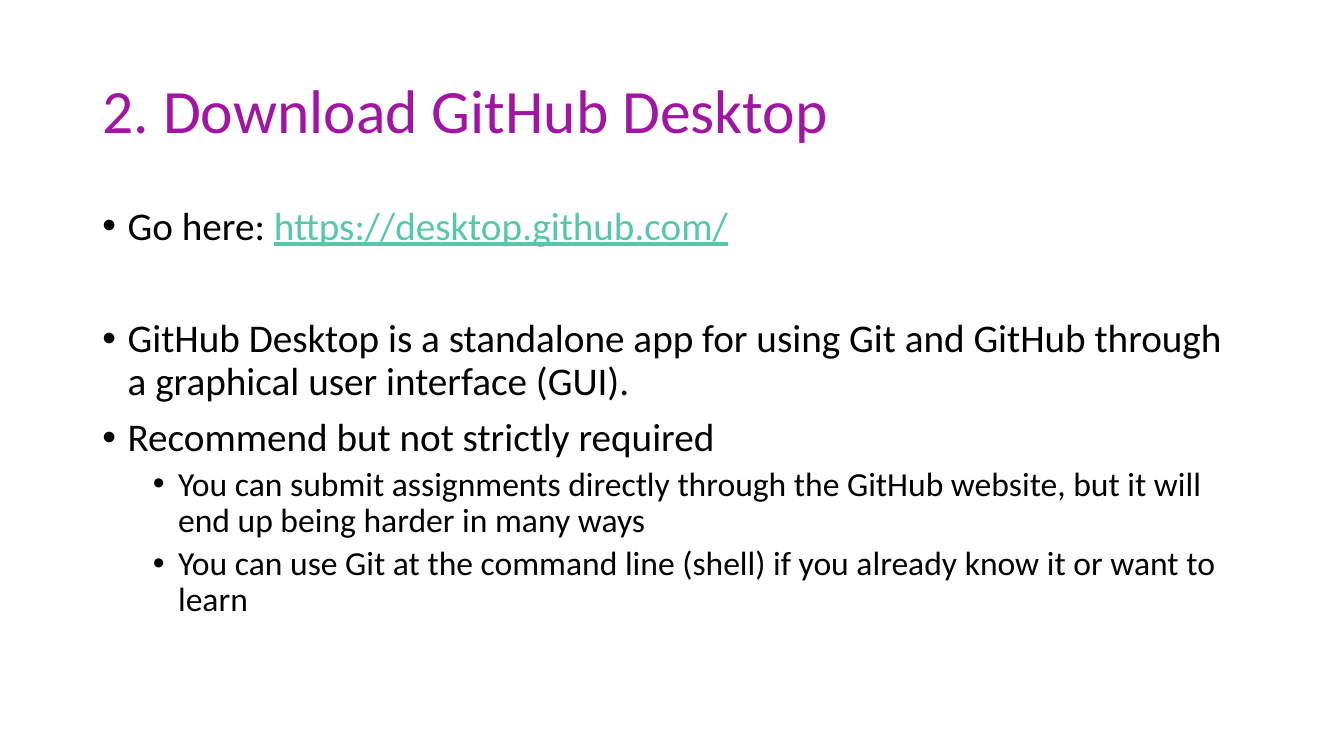
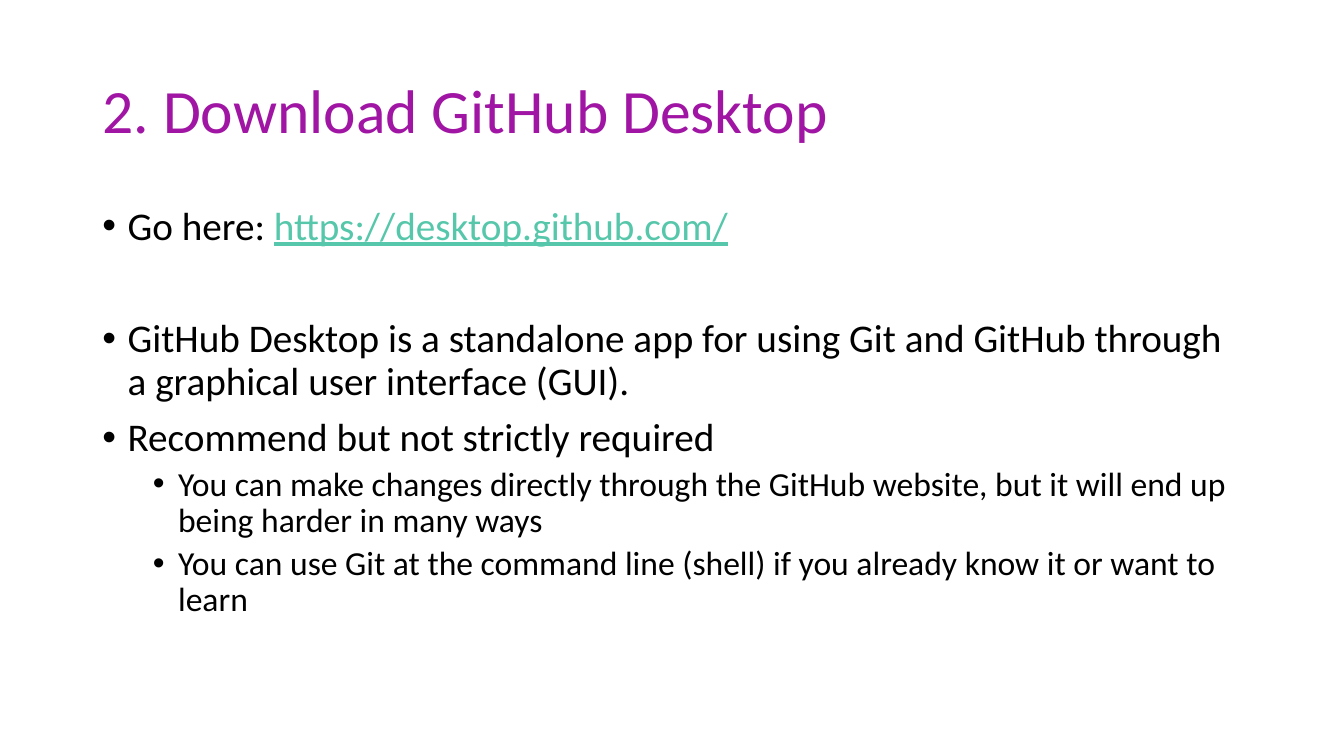
Before and after one commit to msu-econ-data-analytics/course-materials, a slide deck: slide 7 of lecture-slides/03-Productivity/Git_and_GitHub.pptx. Drawn at 1344x756 pixels with LibreOffice and Linux fonts; fonts in the diff are those of the drawing. Boxes give left, top, right and bottom in pixels: in the first picture for what was removed or moved away, otherwise in the second. Text is boxed around its words. In the diff, an @@ line names an element or a change of style, - is before the commit and + after.

```diff
--- a/lecture-slides/03-Productivity/Git_and_GitHub.pptx
+++ b/lecture-slides/03-Productivity/Git_and_GitHub.pptx
@@ text at bbox=[178, 472, 1225, 538]: text changed @@
-  • You can submit assignments directly through the GitHub website, but it will end up being harder in many ways
+  • You can make changes directly through the GitHub website, but it will end up being harder in many ways
```
Also in this commit, not shown: 1 other slide changed, 1 other file.
